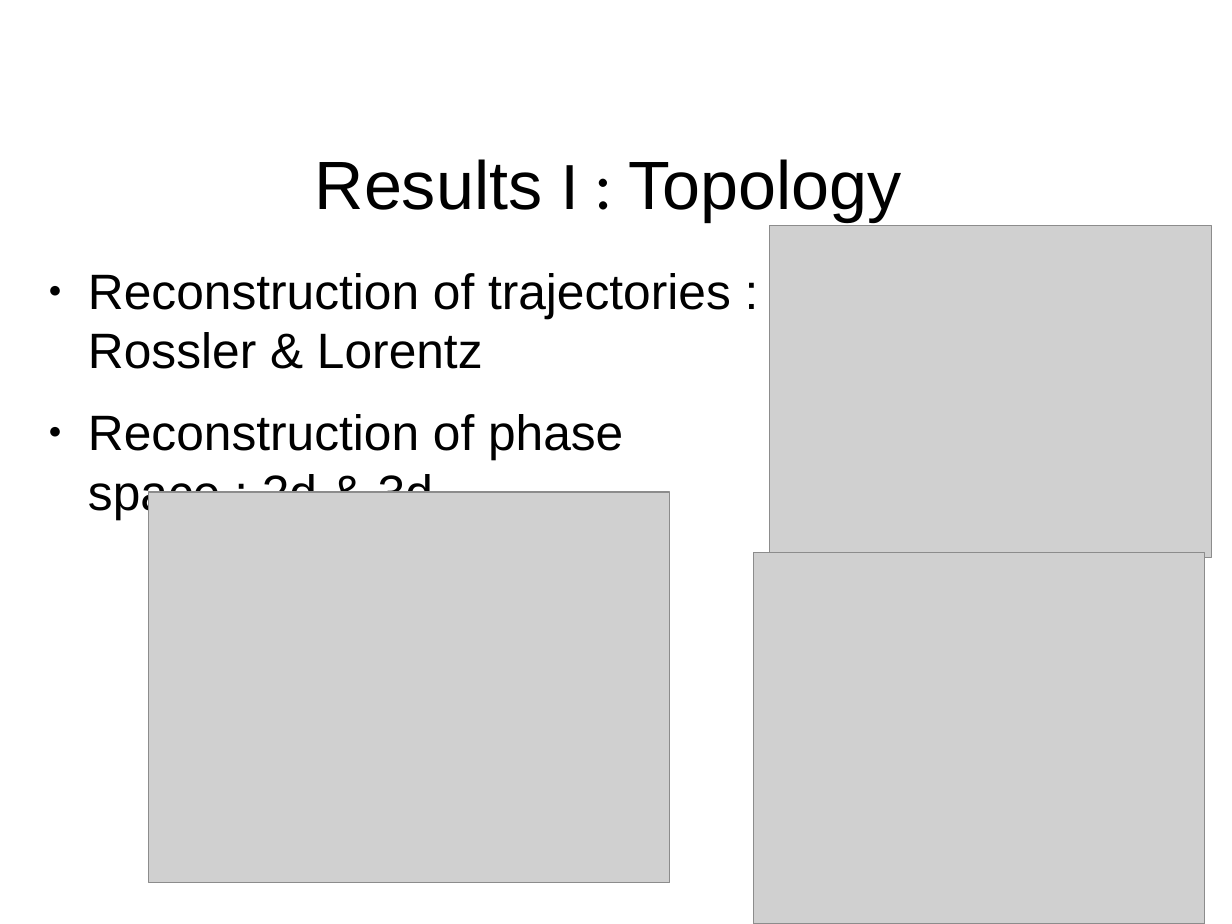
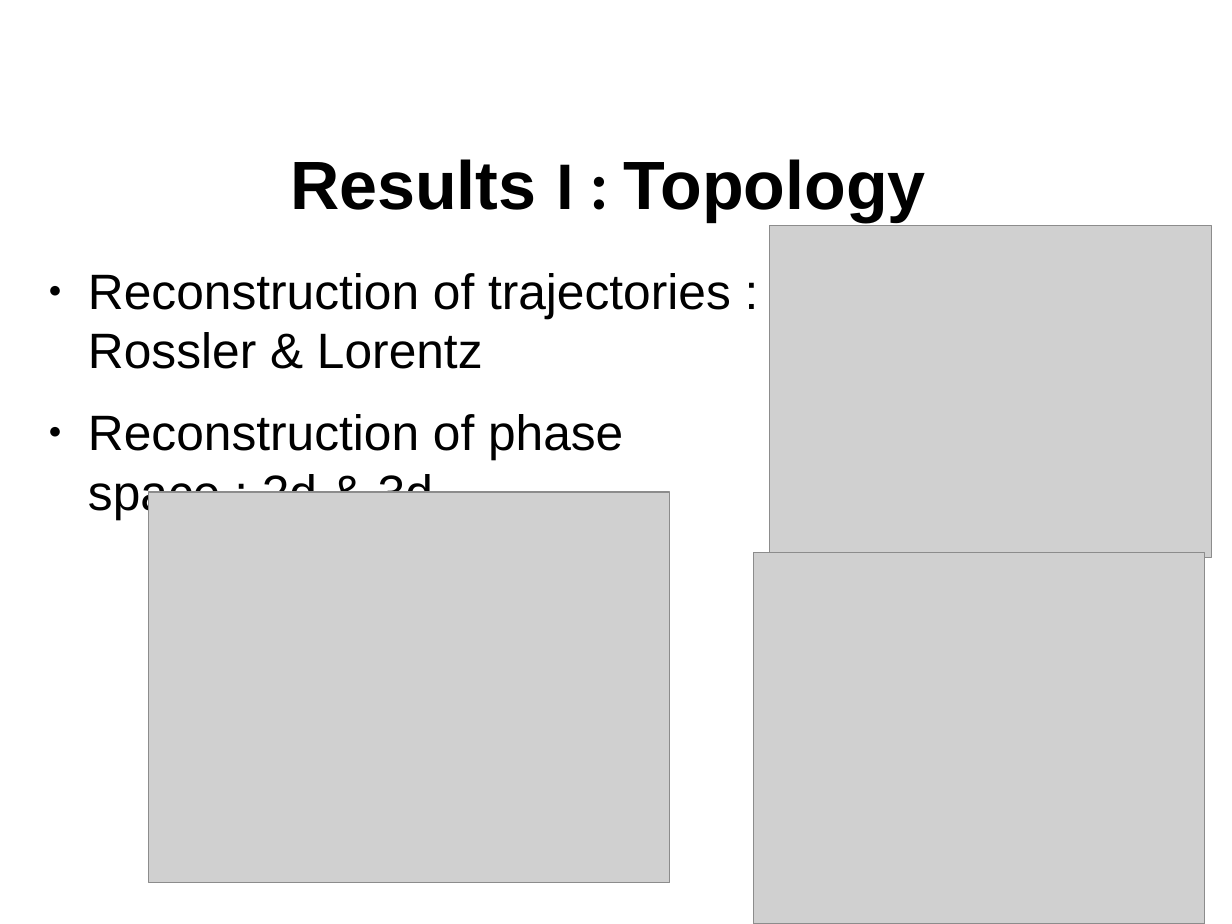
Before and after one commit to aarcascuerda/Reconstruction-of-dynamical-systems-from-ISIs, a slide deck: slide 8 of presentation/presentation.odp (slide 7 before the commit). Drawn at 1232x924 pixels with LibreOffice and Linux fonts; fonts in the diff are those of the drawing; grey boxes stand for pictures; background and template pictures are left out. Boxes give left, top, right and bottom in pixels: in the first picture for what was removed or moved away, otherwise in the second. Text is boxed around its words. In the diff, an @@ line names an element or a change of style, - is before the commit and + after.

```diff
--- a/presentation/presentation.odp
+++ b/presentation/presentation.odp
@@ title "Results I : Topology" at (x1=290, y1=159, x2=926, y2=222): bold on @@
```
Also in this commit, not shown: 5 other slides changed, 1 slide added, 1 slide removed, 2 other files.
